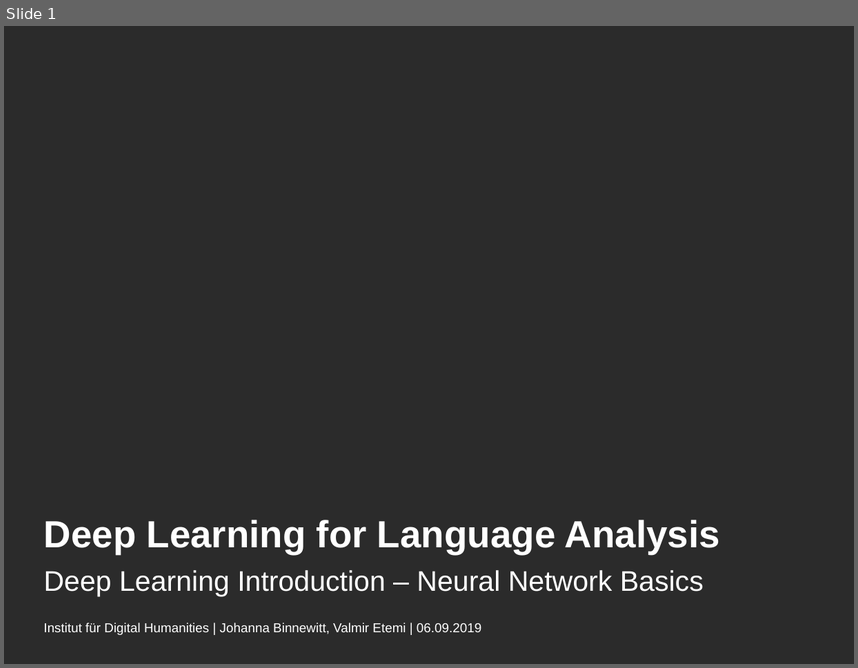
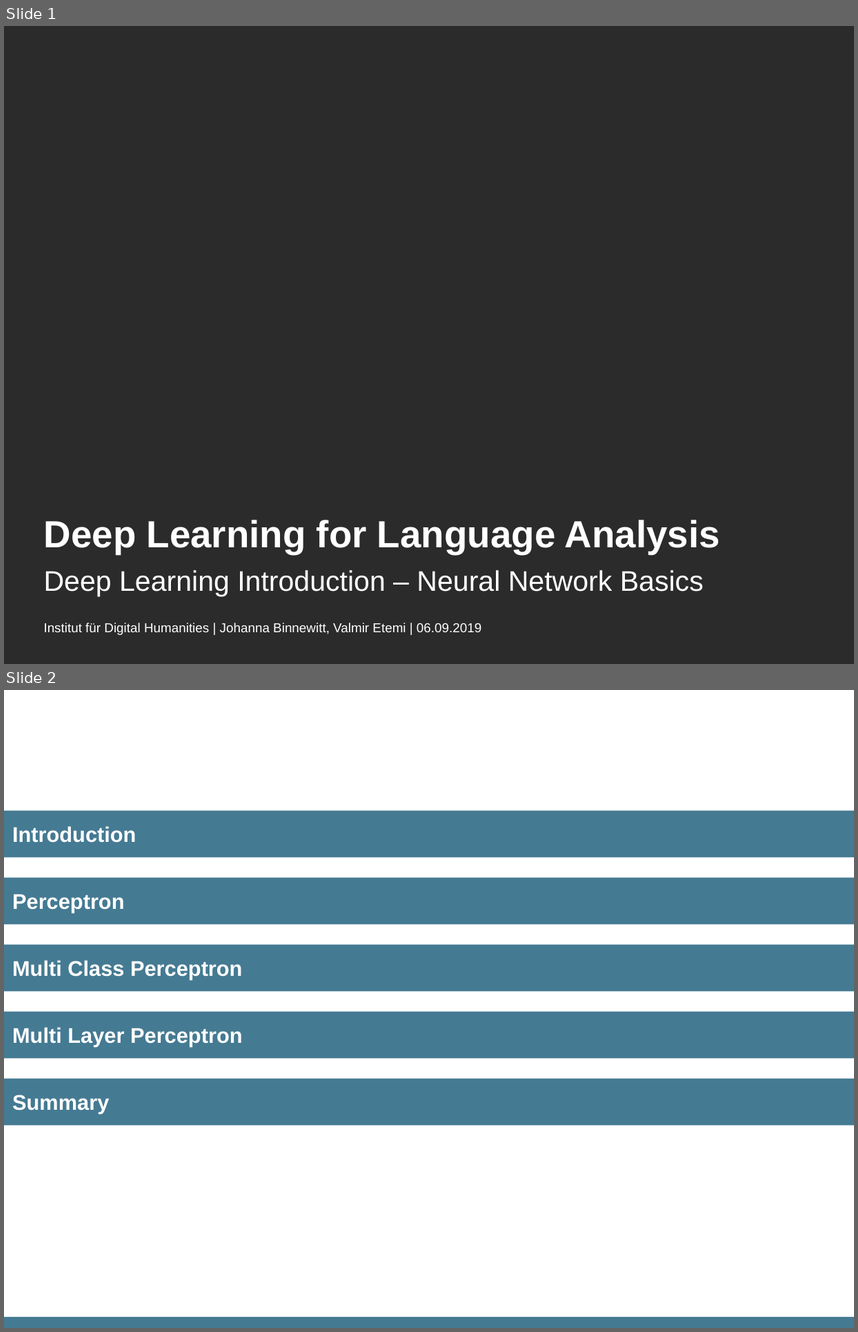
Before and after one commit to DH-Cologne/SummerSchool2019, a slide deck: docs/neural_networks.odp. Shown one above the other, each under a label of ours: slide 1 before the commit, slides 1 and 2 after it. The pictures are 858x668 and 858x1332 pixels, drawn with LibreOffice and Linux fonts; fonts in the diff are those of the drawing; background and template pictures are left out; a plain dark background stands for a picture behind light text. Boxes give left, top, right and bottom in pixels: in the first picture for what was removed or moved away, otherwise in the second. Text is boxed around its words. In the diff, an @@ line names an element or a change of style, - is before the commit and + after.

Commit message:
Added Tech intro

```diff
--- a/docs/neural_networks.odp
+++ b/docs/neural_networks.odp
@@ slide 2 added at <box>4,690,854,1328</box>, background #FFFFFF @@
@@ rectangle added at <box>4,811,854,858</box>, fill #457A93, 18 pt, text #FFFFFF, bold @@
+Introduction
@@ rectangle added at <box>4,877,854,924</box>, fill #457A93, 18 pt, text #FFFFFF, bold @@
+Perceptron
@@ rectangle added at <box>4,944,854,991</box>, fill #457A93, 18 pt, text #FFFFFF, bold @@
+Multi Class Perceptron
@@ rectangle added at <box>4,1012,854,1058</box>, fill #457A93, 18 pt, text #FFFFFF, bold @@
+Multi Layer Perceptron
@@ rectangle added at <box>4,1078,854,1125</box>, fill #457A93, 18 pt, text #FFFFFF, bold @@
+Summary
@@ rectangle added at <box>4,1317,854,1328</box>, fill #457A93 @@
```
Also in this commit, not shown: 5 slides changed, 1 slide removed, 3 other files.
